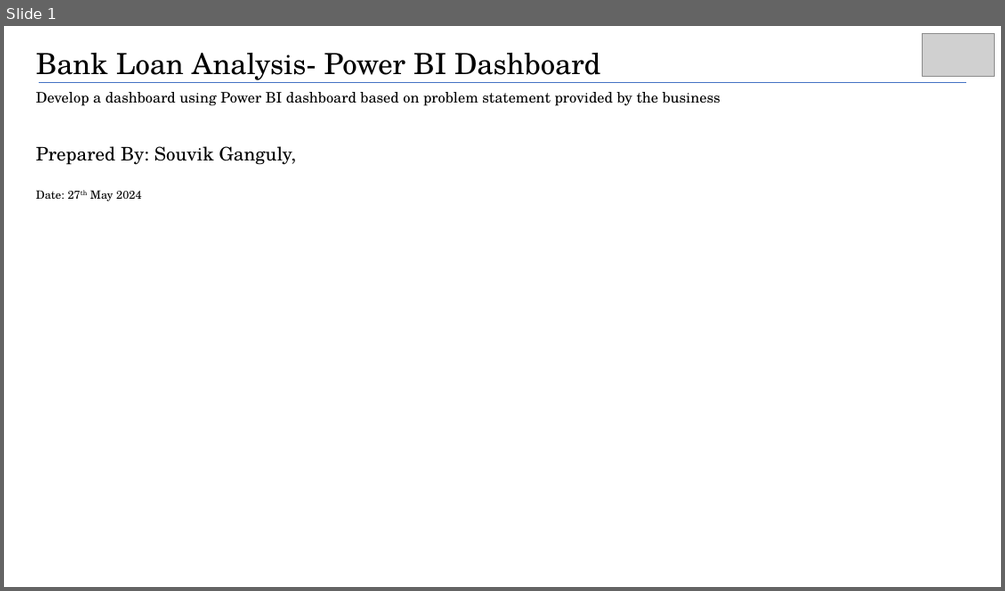
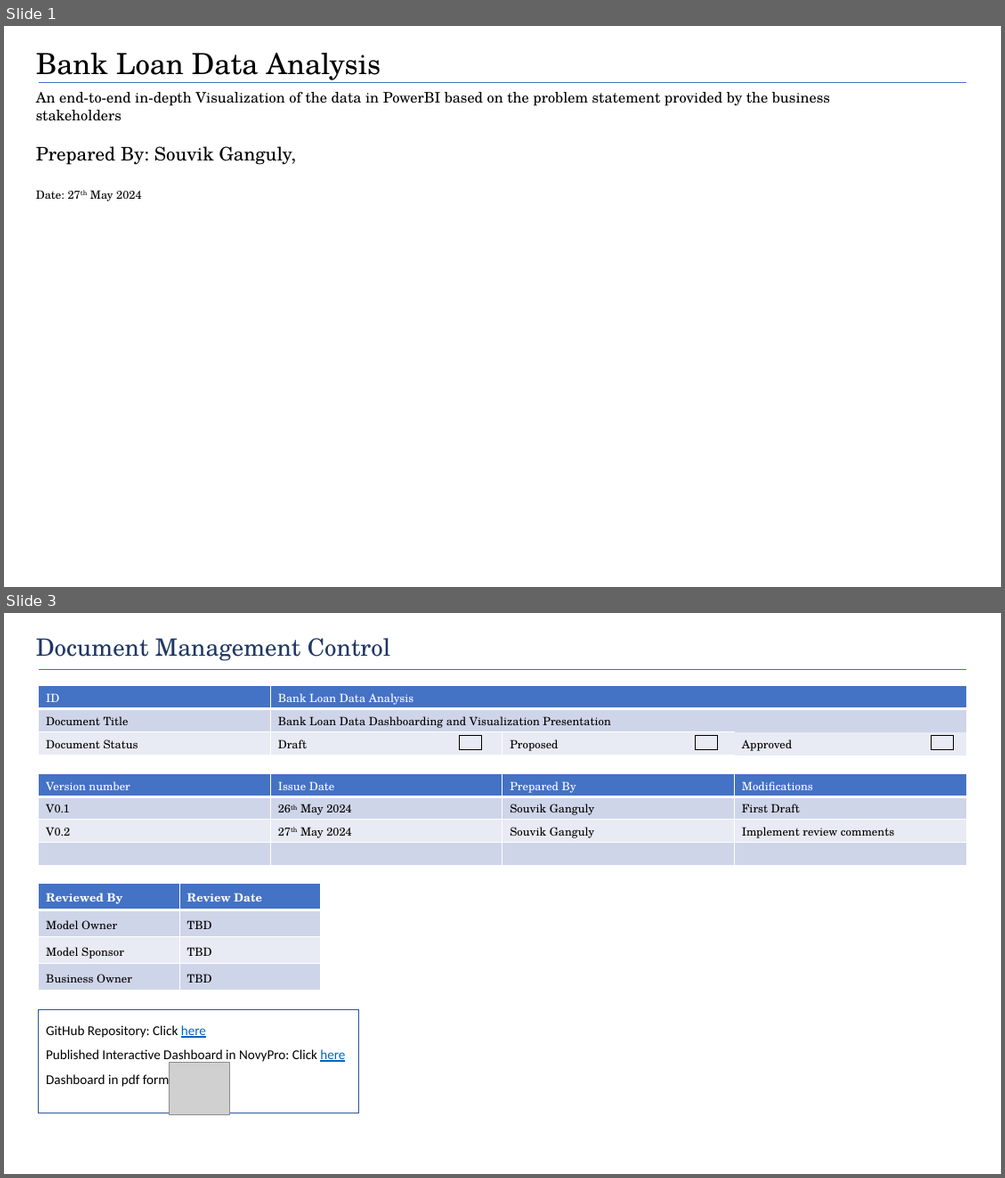
Before and after one commit to ds-souvik/Bank_Loan_Analysis_with_PowerBI_Dashboards, a slide deck: Loan Data Analysis and Dashboard Presentation.pptx. Shown one above the other, each under a label of ours: slide 1 before the commit, slides 1 and 3 after it; the slides between them are not shown. The pictures are 1005x591 and 1005x1178 pixels, drawn with LibreOffice and Linux fonts; fonts in the diff are those of the drawing; grey boxes stand for pictures; background and template pictures are left out. Boxes give left, top, right and bottom in pixels: in the first picture for what was removed or moved away, otherwise in the second. Text is boxed around its words. In the diff, an @@ line names an element or a change of style, - is before the commit and + after.

```diff
--- a/Loan Data Analysis and Dashboard Presentation.pptx
+++ b/Loan Data Analysis and Dashboard Presentation.pptx
@@ slide 3 added at <box>4,613,1001,1174</box>, background #FFFFFF @@
@@ text added at <box>36,638,390,661</box>, 23 pt, text #203864 @@
+Document Management Control
@@ line added from (39, 669) to (966, 669), #4472C4 1 pt @@
@@ table added at <box>39,686,966,755</box>, 3 rows, 4 columns @@
+ID | Bank Loan Data Analysis |  | 
+Document Title | Bank Loan Data Dashboarding and Visualization Presentation |  | 
+Document Status | Draft | Proposed | Approved
@@ rectangle added at <box>460,735,482,749</box>, outline #000000 0.75 pt @@
@@ rectangle added at <box>695,736,718,750</box>, outline #000000 0.75 pt @@
@@ rectangle added at <box>931,736,954,750</box>, outline #000000 0.75 pt @@
@@ table added at <box>39,774,966,865</box>, 4 rows, 4 columns @@
+Version number | Issue Date | Prepared By | Modifications
+V0.1 | 26th May 2024 | Souvik Ganguly | First Draft
+V0.2 | 27th May 2024 | Souvik Ganguly | Implement review comments
+ |  |  | 
@@ table added at <box>39,884,321,989</box>, 4 rows, 2 columns @@
+Reviewed By | Review Date
+Model Owner | TBD
+Model Sponsor | TBD
+Business Owner | TBD
@@ rectangle added at <box>39,1010,358,1113</box>, outline #2F5597 0.75 pt, 13 pt, text #000000 @@
+GitHub Repository: Click here
+Published Interactive Dashboard in NovyPro: Click here
+Dashboard in pdf form:
@@ picture added at <box>170,1062,230,1115</box> @@
@@ slide 1 changed as well @@
@@ picture removed at <box>922,33,995,76</box> @@
@@ text at <box>36,53,381,83</box>: text changed @@
-Bank Loan Analysis- Power BI Dashboard
+Bank Loan Data Analysis
@@ text at <box>36,92,830,121</box>: text changed @@
-Develop a dashboard using Power BI dashboard based on problem statement provided by the business
+An end-to-end in-depth Visualization of the data in PowerBI based on the problem statement provided by the business stakeholders
```
Also in this commit, not shown: 5 other slides changed, 10 other slides added, 18 slides removed, 1 other file.
